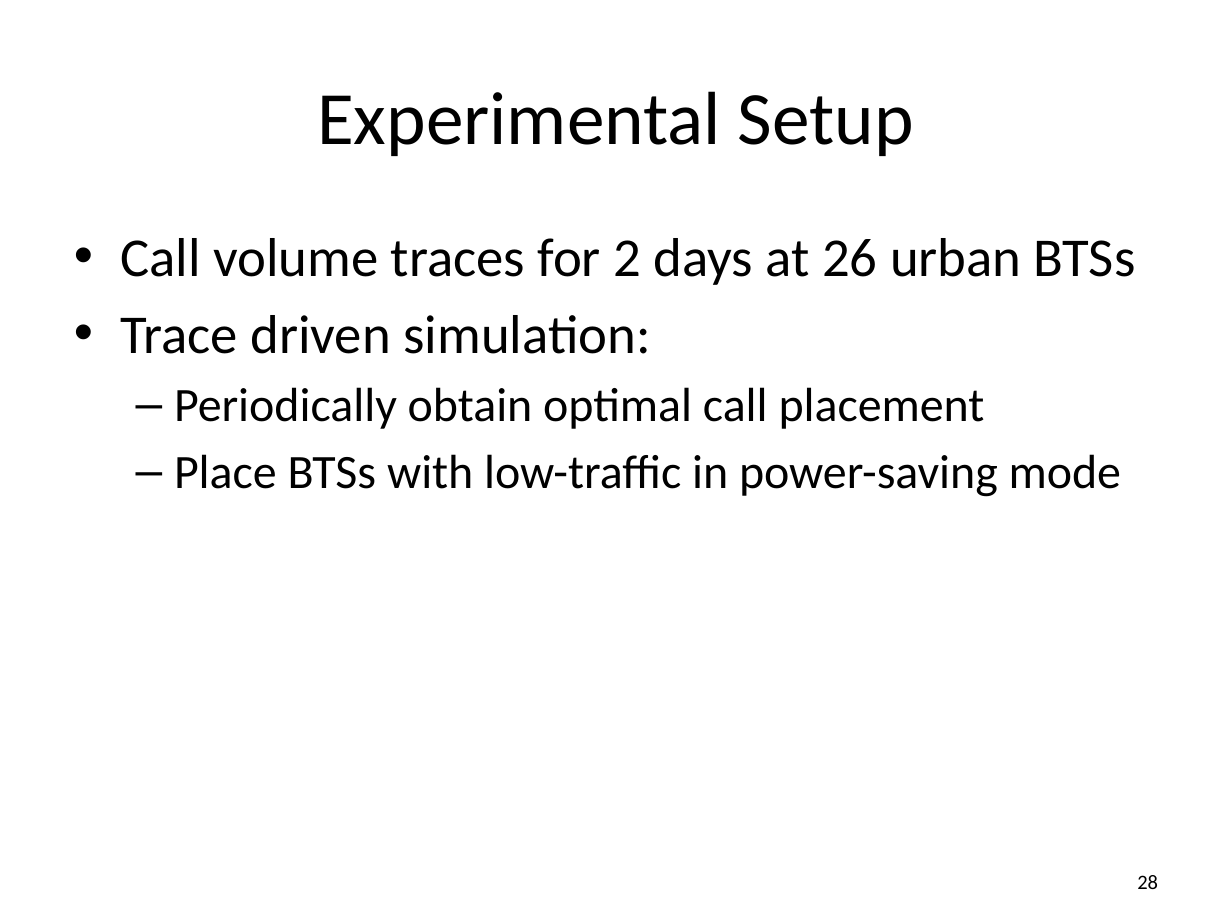
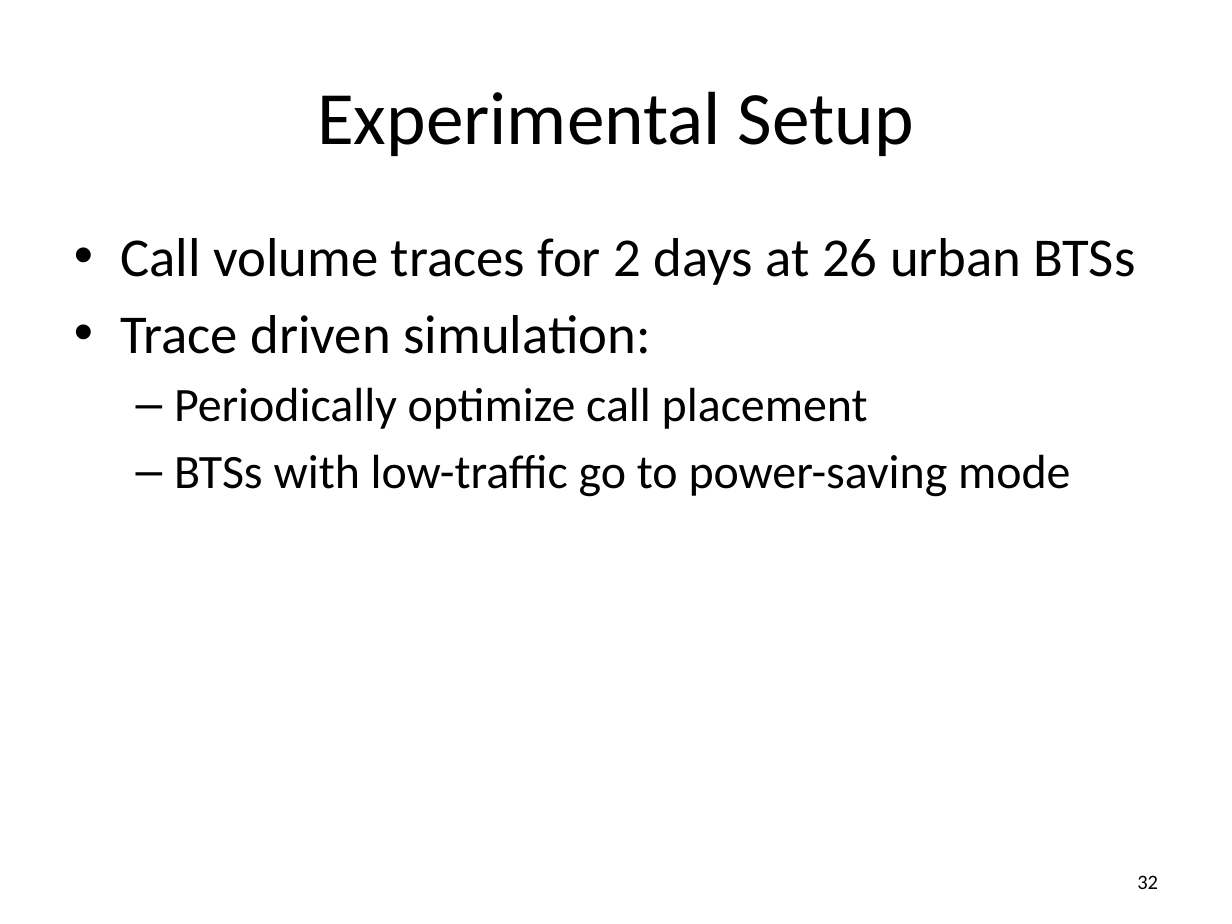
Before and after one commit to msaqib/Dissertation, a slide deck: slide 32 of RED-BLv8b.pptx (slide 28 before the commit). Drawn at 1232x924 pixels with LibreOffice and Linux fonts; fonts in the diff are those of the drawing. Boxes give left, top, right and bottom in pixels: in the first picture for what was removed or moved away, otherwise in the second. Text is boxed around its words. In the diff, an @@ line names an element or a change of style, - is before the commit and + after.

```diff
--- a/RED-BLv8b.pptx
+++ b/RED-BLv8b.pptx
@@ text at bbox=[174, 387, 1070, 497]: text changed @@
-  – Periodically obtain optimal call placement
-  – Place BTSs with low-traffic in power-saving mode
+  – Periodically optimize call placement
+  – BTSs with low-traffic go to power-saving mode
@@ page number at bbox=[1137, 875, 1158, 889]: text changed @@
-28
+32
```
Also in this commit, not shown: 32 other slides changed, 7 slides added, 2 slides removed, 32 other files.
